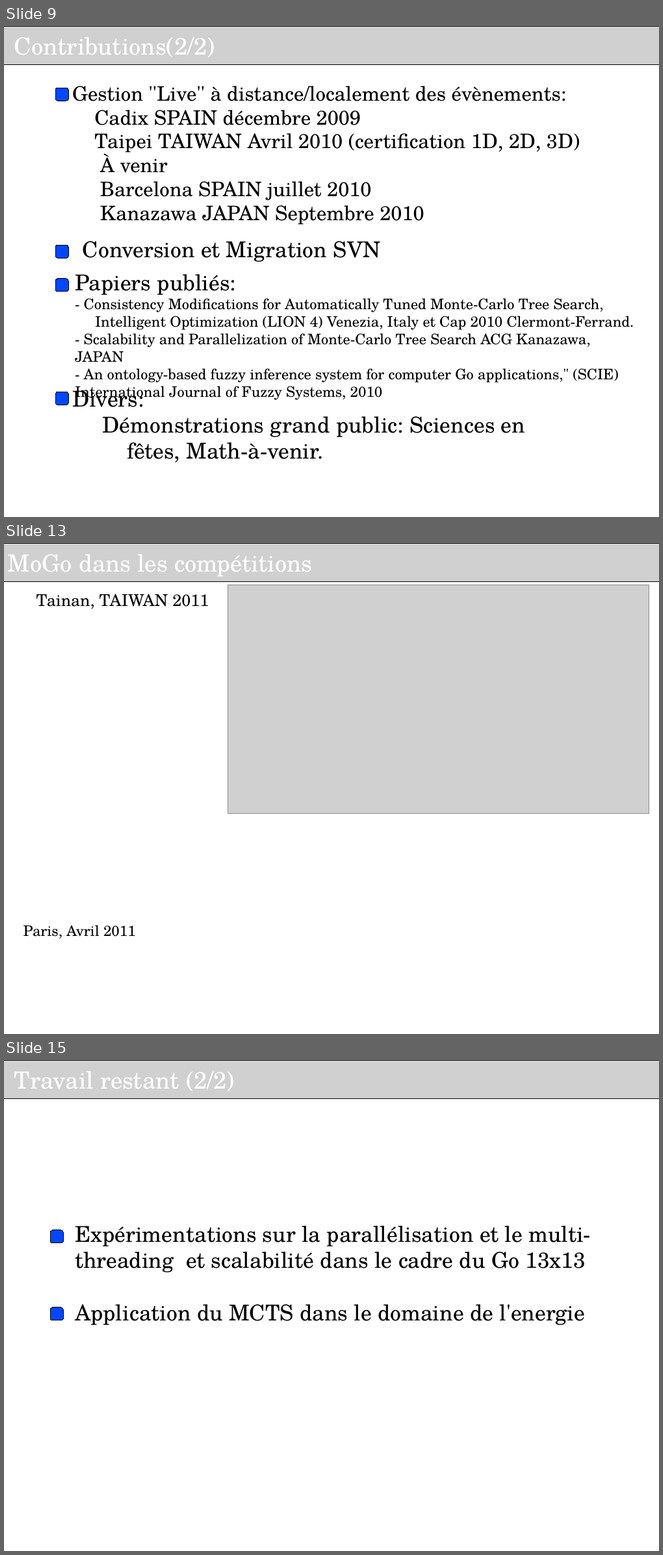
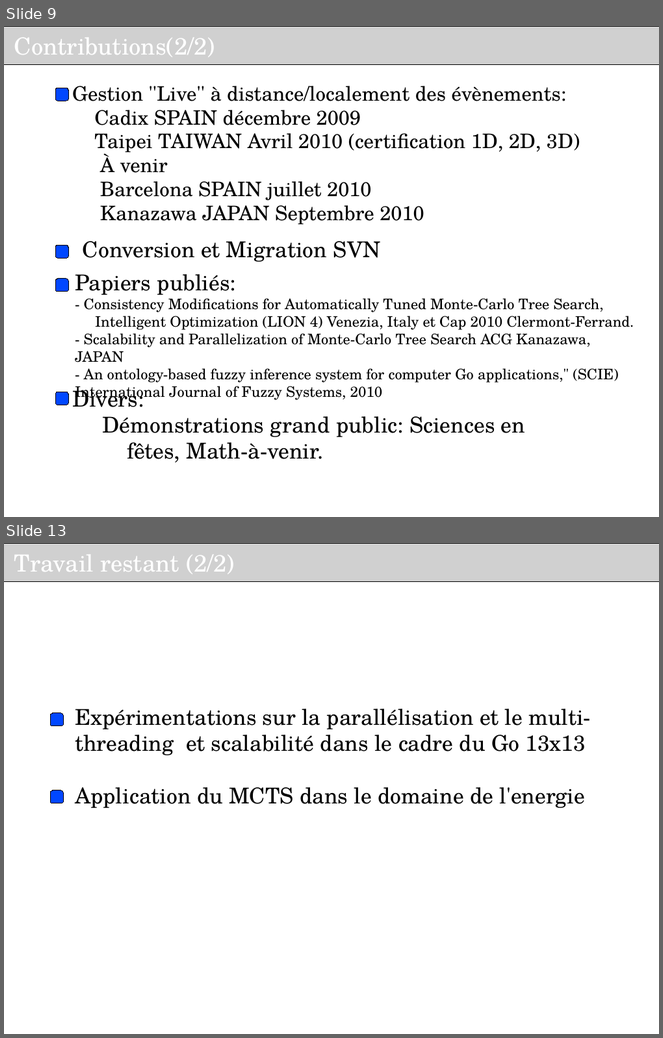
Before and after one commit to haspeleo/Android-Dev, a slide deck: MCTS/Soutenance_INRIA_V2.odp. Shown one above the other, each under a label of ours: slides 9, 13 and 15 before the commit, slides 9 and 13 after it; the slides between them are not shown. The pictures are 663x1555 and 663x1038 pixels, drawn with LibreOffice and Linux fonts; fonts in the diff are those of the drawing; grey boxes stand for pictures; background and template pictures are left out. Boxes give left, top, right and bottom in pixels: in the first picture for what was removed or moved away, otherwise in the second. Text is boxed around its words. In the diff, an @@ line names an element or a change of style, - is before the commit and + after.

```diff
--- a/MCTS/Soutenance_INRIA_V2.odp
+++ b/MCTS/Soutenance_INRIA_V2.odp
@@ slide 13 removed at [4, 543, 659, 1034], background #FFFFFF @@
@@ picture removed at [4, 543, 659, 581] @@
-MoGo dans les compétitions
@@ text removed at [36, 594, 209, 609] @@
-Tainan, TAIWAN 2011
@@ picture removed at [228, 585, 649, 813] @@
@@ text removed at [24, 925, 136, 939] @@
-Paris, Avril 2011
@@ what was slide 15 is now slide 13 @@
```
Also in this commit, not shown: 6 slides changed, 4 slides added, 3 other slides removed, 1 other file.
